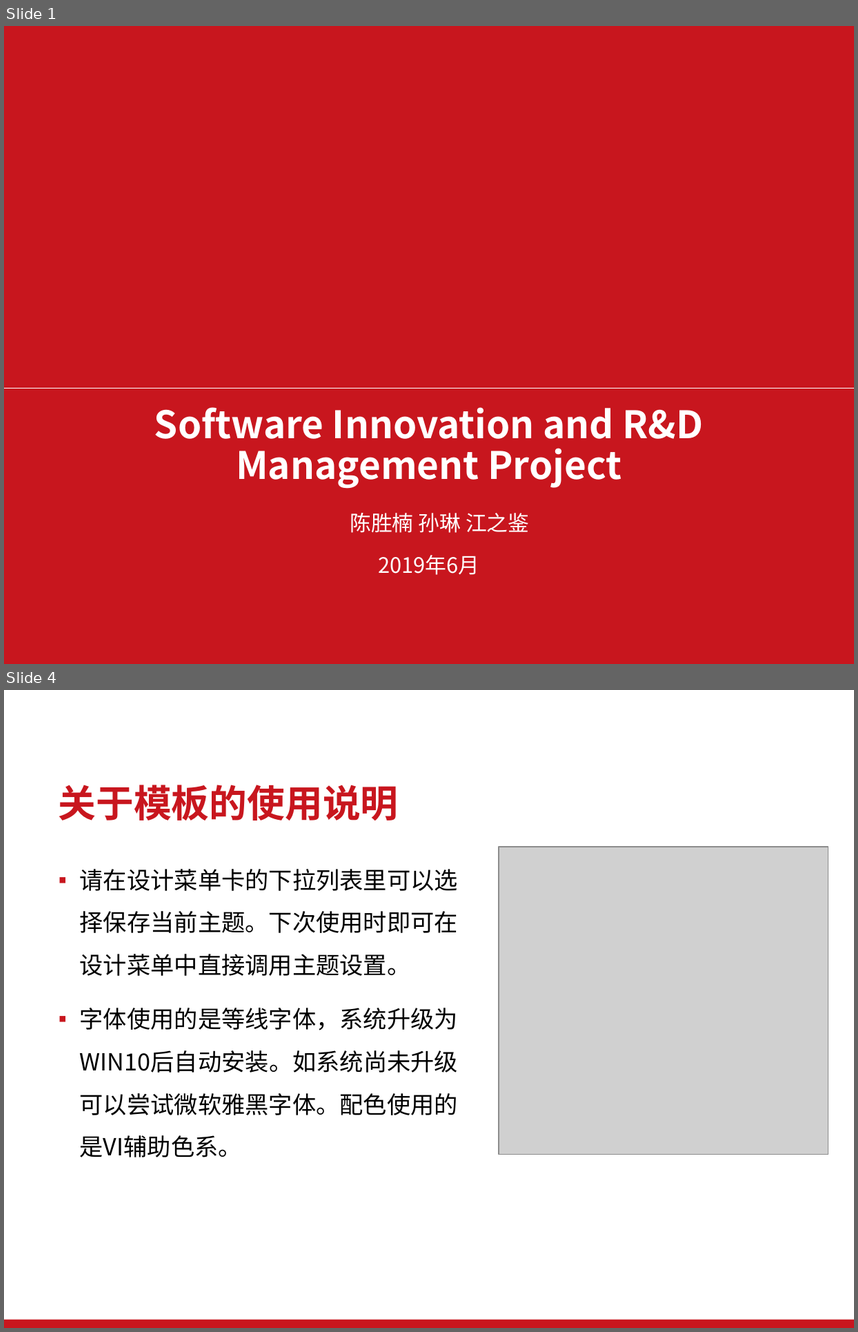
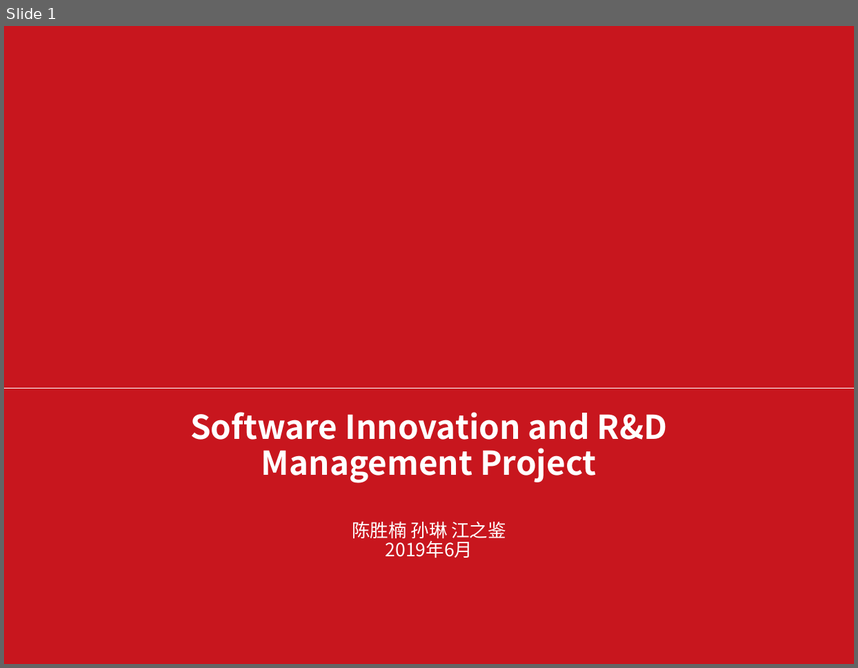
Before and after one commit to 962372515csn/e-school, a slide deck: ppt/软件创新.pptx. Shown one above the other, each under a label of ours: slides 1 and 4 before the commit, slide 1 after it; the slides between them are not shown. The pictures are 858x1332 and 858x668 pixels, drawn with LibreOffice and Linux fonts; fonts in the diff are those of the drawing; grey boxes stand for pictures; background and template pictures are left out. Boxes give left, top, right and bottom in pixels: in the first picture for what was removed or moved away, otherwise in the second. Text is boxed around its words. In the diff, an @@ line names an element or a change of style, - is before the commit and + after.

```diff
--- a/ppt/软件创新.pptx
+++ b/ppt/软件创新.pptx
@@ slide 4 removed at box(4, 690, 854, 1328), background #FFFFFF @@
@@ title removed at box(59, 785, 399, 820) @@
-关于模板的使用说明
@@ picture removed at box(499, 847, 829, 1153) @@
@@ text removed at box(80, 869, 459, 1157) @@
-▪ 请在设计菜单卡的下拉列表里可以选择保存当前主题。下次使用时即可在设计菜单中直接调用主题设置。
-▪ 字体使用的是等线字体，系统升级为WIN10后自动安装。如系统尚未升级可以尝试微软雅黑字体。配色使用的是VI辅助色系。
@@ rectangle removed at box(4, 1319, 854, 1328) @@
@@ slide 1 changed as well @@
@@ title "Software Innovation and R&D Management ..." at box(190, 412, 668, 483): size 32 to 27.8 pt @@
@@ text "陈胜楠 孙琳 江之鉴" at box(352, 521, 506, 557): size 18 to 15.5 pt; bullet ▪ to none; line spacing 1.2 to 0.9; less space between paragraphs @@
```
Also in this commit, not shown: 2 other slides changed, 7 slides added, 2 other slides removed, 2 other files.
